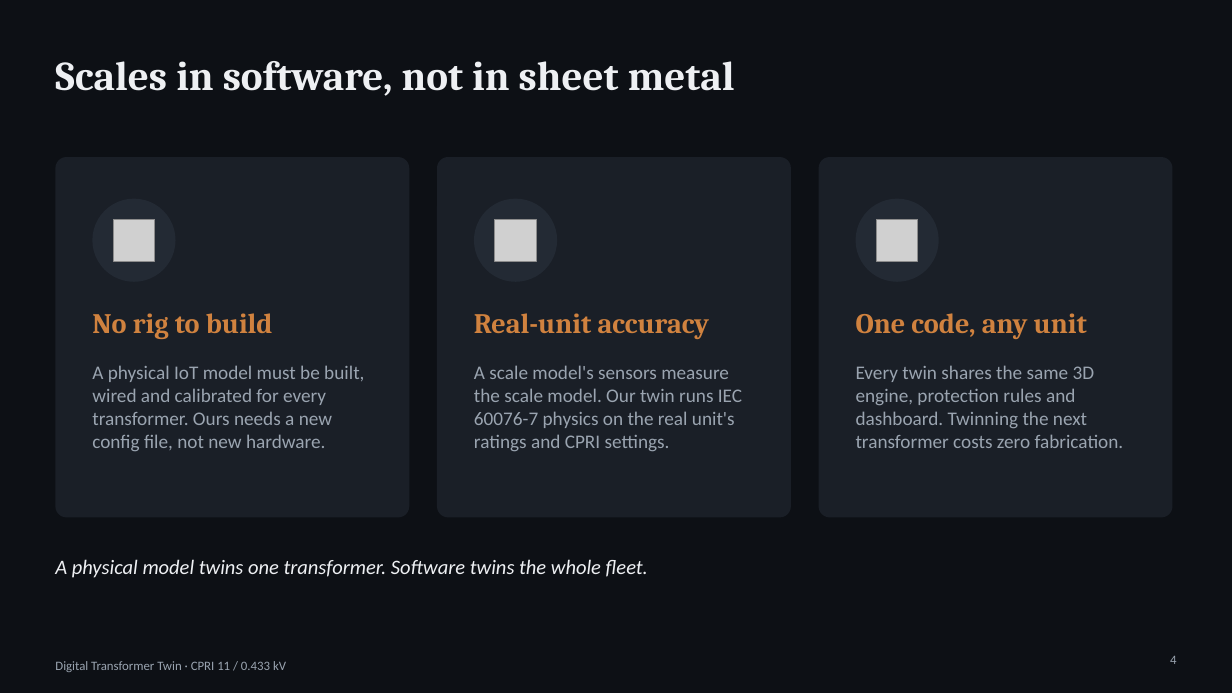
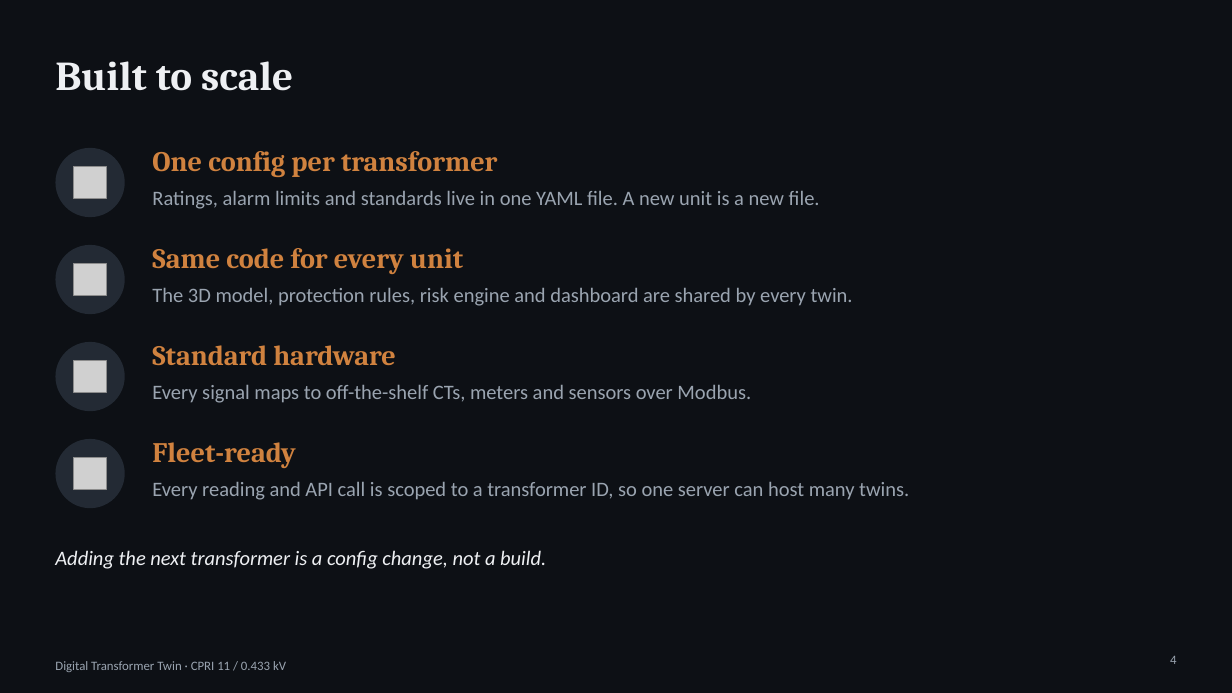
Before and after one commit to TanishVenpure/Digital_Transformer_Twin, a slide deck: slide 4 of docs/Transformer_Twin_Hackathon_v2.pptx. Drawn at 1232x693 pixels with LibreOffice and Linux fonts; fonts in the diff are those of the drawing; grey boxes stand for pictures. Boxes give left, top, right and bottom in pixels: in the first picture for what was removed or moved away, otherwise in the second. Text is boxed around its words. In the diff, an @@ line names an element or a change of style, - is before the commit and + after.

```diff
--- a/docs/Transformer_Twin_Hackathon_v2.pptx
+++ b/docs/Transformer_Twin_Hackathon_v2.pptx
@@ title at <box>55,61,293,91</box>: text changed @@
-Scales in software, not in sheet metal
+Built to scale
@@ ellipse: place and size @@
-ellipse at <box>474,199,557,282</box>
+ellipse at <box>55,148,125,217</box>
@@ rounded rectangle removed at <box>55,157,409,518</box> @@
@@ picture: place and size @@
-picture at <box>114,220,155,262</box>
+picture at <box>74,166,106,199</box>
@@ text added at <box>152,151,497,177</box>, 22 pt, text #D0823F, bold @@
+One config per transformer
@@ rounded rectangle removed at <box>437,157,791,518</box> @@
@@ rounded rectangle removed at <box>819,157,1173,518</box> @@
@@ text at <box>152,191,820,209</box>: text changed; size 15 to 16 pt @@
-A physical IoT model must be built, wired and calibrated for every transformer. Ours needs a new config file, not new hardware.
+Ratings, alarm limits and standards live in one YAML file. A new unit is a new file.
@@ picture removed at <box>495,220,537,262</box> @@
@@ ellipse: place and size @@
-ellipse at <box>92,199,176,282</box>
+ellipse at <box>55,245,125,314</box>
@@ picture added at <box>74,263,106,296</box> @@
@@ text added at <box>152,248,463,274</box>, 22 pt, text #D0823F, bold @@
+Same code for every unit
@@ text added at <box>152,288,853,306</box>, 16 pt, text #9AA4B0 @@
+The 3D model, protection rules, risk engine and dashboard are shared by every twin.
@@ text removed at <box>92,313,273,339</box> @@
-No rig to build
@@ text removed at <box>474,313,710,339</box> @@
-Real-unit accuracy
@@ text removed at <box>856,313,1087,339</box> @@
-One code, any unit
@@ ellipse: place and size @@
-ellipse at <box>856,199,939,282</box>
+ellipse at <box>55,342,125,411</box>
@@ text added at <box>152,345,396,365</box>, 22 pt, text #D0823F, bold @@
+Standard hardware
@@ picture added at <box>74,360,106,393</box> @@
@@ text added at <box>152,385,751,403</box>, 16 pt, text #9AA4B0 @@
+Every signal maps to off-the-shelf CTs, meters and sensors over Modbus.
@@ text removed at <box>474,365,742,451</box> @@
-A scale model's sensors measure the scale model. Our twin runs IEC 60076-7 physics on the real unit's ratings and CPRI settings.
@@ text removed at <box>856,365,1124,448</box> @@
-Every twin shares the same 3D engine, protection rules and dashboard. Twinning the next transformer costs zero fabrication.
@@ ellipse added at <box>55,439,125,508</box>, fill #232A34 @@
@@ text added at <box>152,442,295,468</box>, 22 pt, text #D0823F, bold @@
+Fleet-ready
@@ picture: place and size @@
-picture at <box>876,220,918,262</box>
+picture at <box>74,457,106,490</box>
@@ text added at <box>152,482,909,500</box>, 16 pt, text #9AA4B0 @@
+Every reading and API call is scoped to a transformer ID, so one server can host many twins.
@@ text at <box>55,550,546,569</box>: text changed @@
-A physical model twins one transformer. Software twins the whole fleet.
+Adding the next transformer is a config change, not a build.
```
Also in this commit, not shown: 1 other slide changed.
